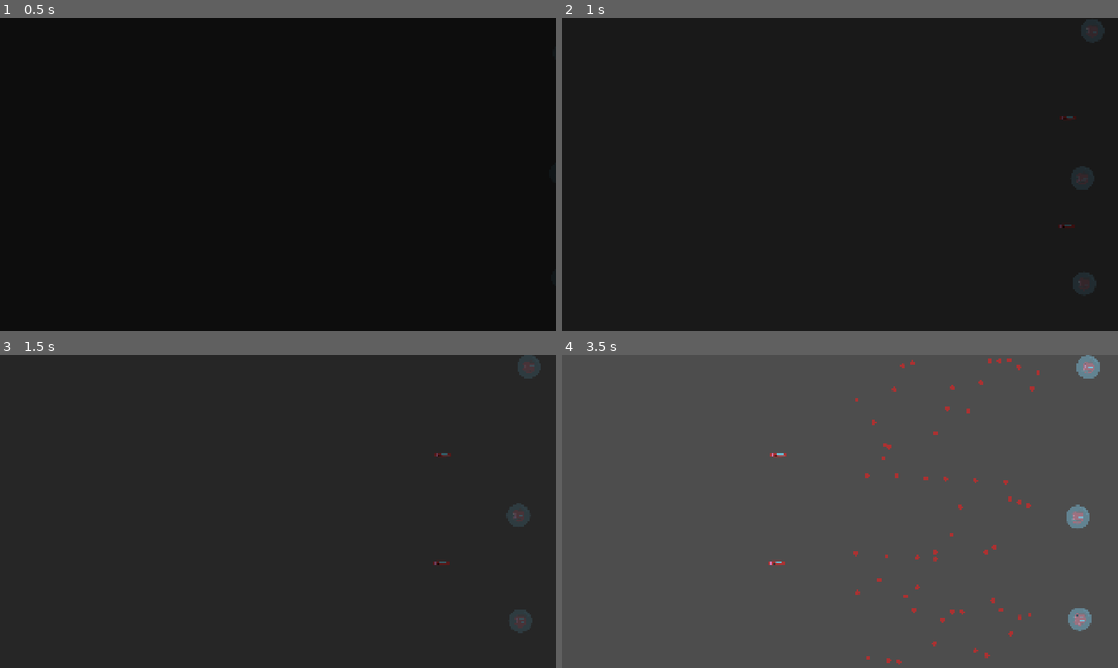
Above: before the commit, frames 1-4 (two rows, left to right).
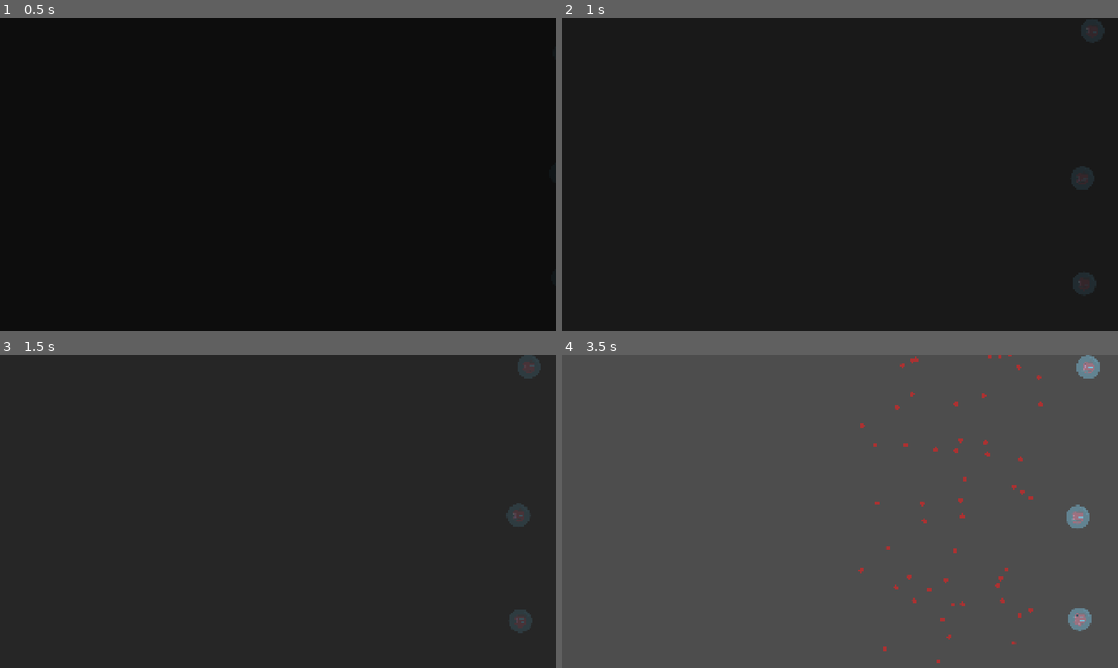
Above: after the commit, the same moments.

Repository: tfmertz/gamedevtv-jam-2026
Game: Godot game, scene res://scene/waves/hard/wave_02.tscn
The game is run twice, just before and just after one commit, with the same random seed, the same clock (stepped at 60 frames per second) and the same inputs. This scene is started directly instead of the project's main scene. Sound files missing from this copy of the repository are replaced by a short silence.
Inputs:
- Up to frame 1 (0.5 s): no input
- Up to frame 2 (1 s): tap Enter at 0.5 s; hold D (move_right) from 0.53 s (still down); tap F (cycle_formation) at 0.6 s
- Up to frame 3 (1.5 s): release D (move_right) at 1.28 s; hold S (move_down) from 1.28 s (still down); tap R (cycle_spacing) at 1.35 s
- Up to frame 4 (3.5 s): release S (move_down) at 2.03 s; hold D (move_right) 2.03-2.78 s; tap G (sort_ships) at 2.1 s; hold W (move_up) from 2.78 s (still down); tap 3 at 2.85 s

Frame 1 is identical in both runs. In frame 2, less than 0.1% of the frame differs, in the area x 89-93%, y 31-68%; in frame 3, less than 0.1%; in frame 4, 1.1%, in the area x 37-87%, y 0-99%.

Commit message:
tweaking hard settings

Diff:
--- a/scene/waves/hard/wave_01.tscn
+++ b/scene/waves/hard/wave_01.tscn
@@ -33,16 +33,6 @@
 [node name="Bomber" parent="." unique_id=608566180 instance=ExtResource("2_olt4a")]
 position = Vector2(2304, 33)
 
-[node name="Bomber2" parent="." unique_id=759232536 instance=ExtResource("2_olt4a")]
-position = Vector2(2645, 1044)
-attack_delay = 3.75
-initial_move_distance = 900
-
-[node name="Bomber3" parent="." unique_id=479512434 instance=ExtResource("2_olt4a")]
-position = Vector2(2562, 40)
-attack_delay = 3.5
-initial_move_distance = 800
-
 [node name="Bomber4" parent="." unique_id=1622194784 instance=ExtResource("2_olt4a")]
 position = Vector2(2554, 1046)
 attack_delay = 3.25
--- a/scene/waves/hard/wave_02.tscn
+++ b/scene/waves/hard/wave_02.tscn
@@ -1,30 +1,23 @@
 [gd_scene format=3 uid="uid://dg8h8c7scktwx"]
 
 [ext_resource type="PackedScene" uid="uid://dyfe2xuytxb4s" path="res://src/tommy_gun.tscn" id="1_f5d66"]
-[ext_resource type="PackedScene" uid="uid://i2bhoea50ibg" path="res://scene/bomber.tscn" id="2_40k0j"]
 
 [node name="Wave02" type="Node2D" unique_id=31588650]
 
 [node name="TommyGun" parent="." unique_id=979594765 instance=ExtResource("1_f5d66")]
 position = Vector2(1989, 530)
-attack_spread = 25
+attack_spread = 45
 clip_size = 20
 shield_health = 1
 
 [node name="TommyGun2" parent="." unique_id=684771124 instance=ExtResource("1_f5d66")]
 position = Vector2(1995, 890)
-attack_spread = 25
+attack_spread = 45
 clip_size = 20
 shield_health = 1
 
 [node name="TommyGun3" parent="." unique_id=1705404169 instance=ExtResource("1_f5d66")]
 position = Vector2(1993, 151)
-attack_spread = 25
+attack_spread = 45
 clip_size = 20
 shield_health = 1
-
-[node name="Bomber" parent="." unique_id=608566180 instance=ExtResource("2_40k0j")]
-position = Vector2(1992, 718)
-
-[node name="Bomber2" parent="." unique_id=1154546143 instance=ExtResource("2_40k0j")]
-position = Vector2(1997, 345)
--- a/scene/waves/hard/wave_05.tscn
+++ b/scene/waves/hard/wave_05.tscn
@@ -7,10 +7,6 @@
 [node name="Bomber" parent="." unique_id=608566180 instance=ExtResource("1_jfl7o")]
 position = Vector2(2308, 166)
 attack_delay = 2.75
-
-[node name="Bomber9" parent="." unique_id=1961999112 instance=ExtResource("1_jfl7o")]
-position = Vector2(2405, 67)
-attack_delay = 3.0
 
 [node name="Bomber2" parent="." unique_id=774577858 instance=ExtResource("1_jfl7o")]
 position = Vector2(2201, 256)
@@ -33,7 +29,3 @@
 [node name="Bomber7" parent="." unique_id=1293543843 instance=ExtResource("1_jfl7o")]
 position = Vector2(2319, 959)
 attack_delay = 3.0
-
-[node name="Bomber8" parent="." unique_id=1722043677 instance=ExtResource("1_jfl7o")]
-position = Vector2(2477, 1012)
-attack_delay = 3.5
